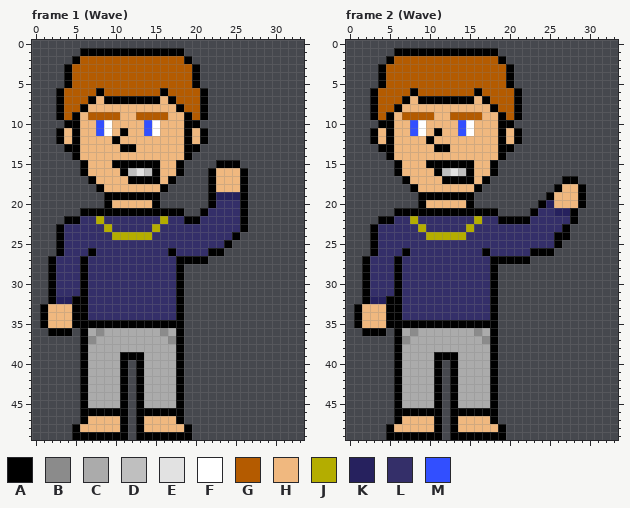
Pixel-art file, stored at WIP/Finnbar.aseprite. Above: the version before the commit.
34x50 pixels, 6 frames. Shown: frame 1 (Wave), frame 2 (Wave). The commit also changed other frames, which this record leaves out.
Palette (. is transparent): A #000000  B #8b8b8b  C #ababab  D #bfbfbf  E #e2e2e2  F #ffffff  G #b45b00  H #f0b87f  J #b4ad00  K #26215e  L #342f69  M #324fff
Pixels before, frame 1 (Wave), first column x 1:
 1 .....AAAAAAAAAAAAA........
 2 ....AGGGGGGGGGGGGGA.......
 3 ...AGGGGGGGGGGGGGGGA......
 4 ...AGGGGGGGGGGGGGGGA......
 5 ...AGGGGGGGGGGGGGGGA......
 6 ..AGGGGAGGGGGGGAGGGGA.....
 7 ..AGGGAHAAAAAAAHAGGGA.....
 8 ..AGGAHHHHHHHHHHHAGGA.....
 9 ..AGAHGGGGHHGGGGHHAGA.....
10 ...AAHHMFHHHHMFHHHAA......
11 ..AHAHHMFHAHHMFHHHAHA.....
12 ..AHAHHHHAHHHHHHHHAHA.....
13 ...AAHHHHHAAHHHHHHAA......
14 ....AHHHHHHHHHHHHHA.......
15 .....AHHHAAAAAAHHA....AAA.
16 .....AHHHHADEDAHHA...AHHHA
17 ......AHHHHAAAAHA....AHHHA
18 .......AHHHHHHHA.....AHHHA
19 ........AAAAAAA......AKKKA
20 ........AHHHHHA......ALLLA
21 .....AAAAAAAAAAAAA..ALLLLA
22 ...AALLJLLLLLLLJLLAALLLLLA
23 ..ALLLLLJLLLLLJLLLLLLLLLLA
24 ..ALLLLLLJJJJJLLLLLLLLLLA.
25 ..ALLLLLLLLLLLLLLLLLLLLA..
26 ..ALLLALLLLLLLLLALLLLAA...
27 .ALLLALLLLLLLLLLLAAAA.....
28 .ALLLALLLLLLLLLLLA........
29 .ALLLALLLLLLLLLLLA........
30 .ALLLALLLLLLLLLLLA........
31 .ALLLALLLLLLLLLLLA........
32 .AKKAALLLLLLLLLLLA........
33 AHHHAALLLLLLLLLLLA........
34 AHHHAALLLLLLLLLLLA........
35 AHHHAAAAAAAAAAAAAA........
36 .AAA.ACBCCCCCCCBCA........
37 .....ABCCCCCCCCCBA........
38 .....ACCCCCCCCCCCA........
39 .....ACCCCAAACCCCA........
40 .....ACCCCA.ACCCCA........
41 .....ACCCCA.ACCCCA........
42 .....ACCCCA.ACCCCA........
43 .....ACCCCA.ACCCCA........
44 .....ACCCCA.ACCCCA........
45 .....ACCCCA.ACCCCA........
46 .....AAAAAA.AAAAAA........
47 .....AHHHHA.AHHHHA........
48 ....AHHHHHA.AHHHHHA.......
49 ....AAAAAAA.AAAAAAA.......
Pixels before, frame 2 (Wave), first column x 1:
 1 .....AAAAAAAAAAAAA...........
 2 ....AGGGGGGGGGGGGGA..........
 3 ...AGGGGGGGGGGGGGGGA.........
 4 ...AGGGGGGGGGGGGGGGA.........
 5 ...AGGGGGGGGGGGGGGGA.........
 6 ..AGGGGAGGGGGGGAGGGGA........
 7 ..AGGGAHAAAAAAAHAGGGA........
 8 ..AGGAHHHHHHHHHHHAGGA........
 9 ..AGAHGGGGHHGGGGHHAGA........
10 ...AAHHMFHHHHMFHHHAA.........
11 ..AHAHHMFHAHHMFHHHAHA........
12 ..AHAHHHHAHHHHHHHHAHA........
13 ...AAHHHHHAAHHHHHHAA.........
14 ....AHHHHHHHHHHHHHA..........
15 .....AHHHAAAAAAHHA...........
16 .....AHHHHADEDAHHA...........
17 ......AHHHHAAAAHA.........AA.
18 .......AHHHHHHHA.........AHHA
19 ........AAAAAAA.........AHHHA
20 ........AHHHHHA........AKHHHA
21 .....AAAAAAAAAAAAA....ALLKKA.
22 ...AALLJLLLLLLLJLLAAAALLLLLA.
23 ..ALLLLLJLLLLLJLLLLLLLLLLLA..
24 ..ALLLLLLJJJJJLLLLLLLLLLLAA..
25 ..ALLLLLLLLLLLLLLLLLLLLLLA...
26 ..ALLLALLLLLLLLLALLLLLAAA....
27 .ALLLALLLLLLLLLLLAAAAA.......
28 .ALLLALLLLLLLLLLLA...........
29 .ALLLALLLLLLLLLLLA...........
30 .ALLLALLLLLLLLLLLA...........
31 .ALLLALLLLLLLLLLLA...........
32 .AKKAALLLLLLLLLLLA...........
33 AHHHAALLLLLLLLLLLA...........
34 AHHHAALLLLLLLLLLLA...........
35 AHHHAAAAAAAAAAAAAA...........
36 .AAA.ACBCCCCCCCBCA...........
37 .....ABCCCCCCCCCBA...........
38 .....ACCCCCCCCCCCA...........
39 .....ACCCCAAACCCCA...........
40 .....ACCCCA.ACCCCA...........
41 .....ACCCCA.ACCCCA...........
42 .....ACCCCA.ACCCCA...........
43 .....ACCCCA.ACCCCA...........
44 .....ACCCCA.ACCCCA...........
45 .....ACCCCA.ACCCCA...........
46 .....AAAAAA.AAAAAA...........
47 .....AHHHHA.AHHHHA...........
48 ....AHHHHHA.AHHHHHA..........
49 ....AAAAAAA.AAAAAAA..........
New version:
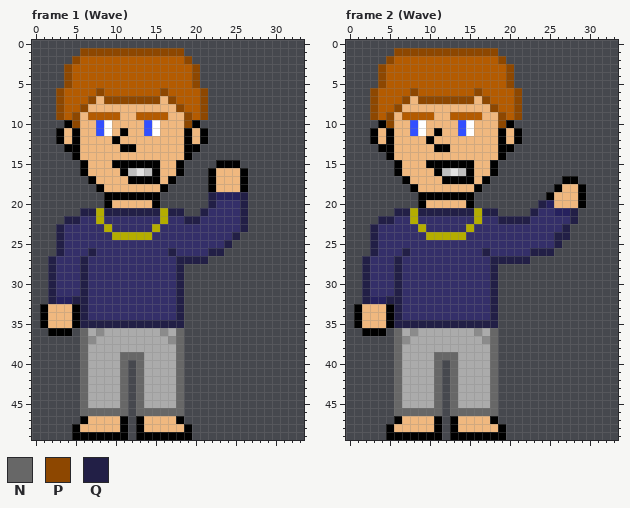
Colours new in this view: N #676767  P #8d4700  Q #221f46
The edit:
Changed rows in their new state; - is an unchanged pixel.
Frame 1 (Wave):
first column x 3:
 1 ---PPPPPPPPPPPPP---
 2 --P-------------P--
 3 -P---------------P-
 4 -P---------------P-
 5 -P---------------P-
 6 P----P-------P----P
 7 P---P-PPPPPPP-P---P
 8 P--P-----------P--P
 9 P-P-------------P-P
10 --P-------------P--
first column x 2:
19 --------------------Q---Q
20 --------------------Q---Q
21 ----QQJQQQQQQQJQQ--Q----Q
22 --QQ-------------QQ-----Q
23 -Q----------------------Q
24 -Q---------------------Q-
25 -Q--------------------Q--
26 -Q---Q---------Q----QQ---
27 Q---Q-----------QQQQ-----
28 Q---Q-----------Q--------
29 Q---Q-----------Q--------
30 Q---Q-----------Q--------
31 Q---Q-----------Q--------
32 Q--QQ-----------Q--------
33 ----Q-----------Q--------
34 ----Q-----------Q--------
35 ----QQQQQQQQQQQQQ--------
36 ----N-----------N--------
37 ----N-----------N--------
38 ----N-----------N--------
39 ----N----NNN----N--------
40 ----N----N-N----N--------
41 ----N----N-N----N--------
42 ----N----N-N----N--------
43 ----N----N-N----N--------
44 ----N----N-N----N--------
45 ----N----N-N----N--------
46 ----NNNNNN-NNNNNN--------
Frame 2 (Wave):
first column x 3:
 1 ---PPPPPPPPPPPPP---
 2 --P-------------P--
 3 -P---------------P-
 4 -P---------------P-
 5 -P---------------P-
 6 P----P-------P----P
 7 P---P-PPPPPPP-P---P
 8 P--P-----------P--P
 9 P-P-------------P-P
10 --P-------------P--
first column x 2:
20 ----------------------Q----
21 ----QQJQQQQQQQJQQ----Q----Q
22 --QQ-------------QQQQ-----Q
23 -Q-----------------------Q-
24 -Q----------------------QQ-
25 -Q----------------------Q--
26 -Q---Q---------Q-----QQQ---
27 Q---Q-----------QQQQQ------
28 Q---Q-----------Q----------
29 Q---Q-----------Q----------
30 Q---Q-----------Q----------
31 Q---Q-----------Q----------
32 Q--QQ-----------Q----------
33 ----Q-----------Q----------
34 ----Q-----------Q----------
35 ----QQQQQQQQQQQQQ----------
36 ----N-----------N----------
37 ----N-----------N----------
38 ----N-----------N----------
39 ----N----NNN----N----------
40 ----N----N-N----N----------
41 ----N----N-N----N----------
42 ----N----N-N----N----------
43 ----N----N-N----N----------
44 ----N----N-N----N----------
45 ----N----N-N----N----------
46 ----NNNNNN-NNNNNN----------
Changed places in both pictures, as pixel boxes (x1, y1, x2, y2):
changed: (56, 48, 208, 128)
changed: (48, 192, 248, 416)
changed: (370, 48, 522, 128)
changed: (362, 200, 578, 416)
